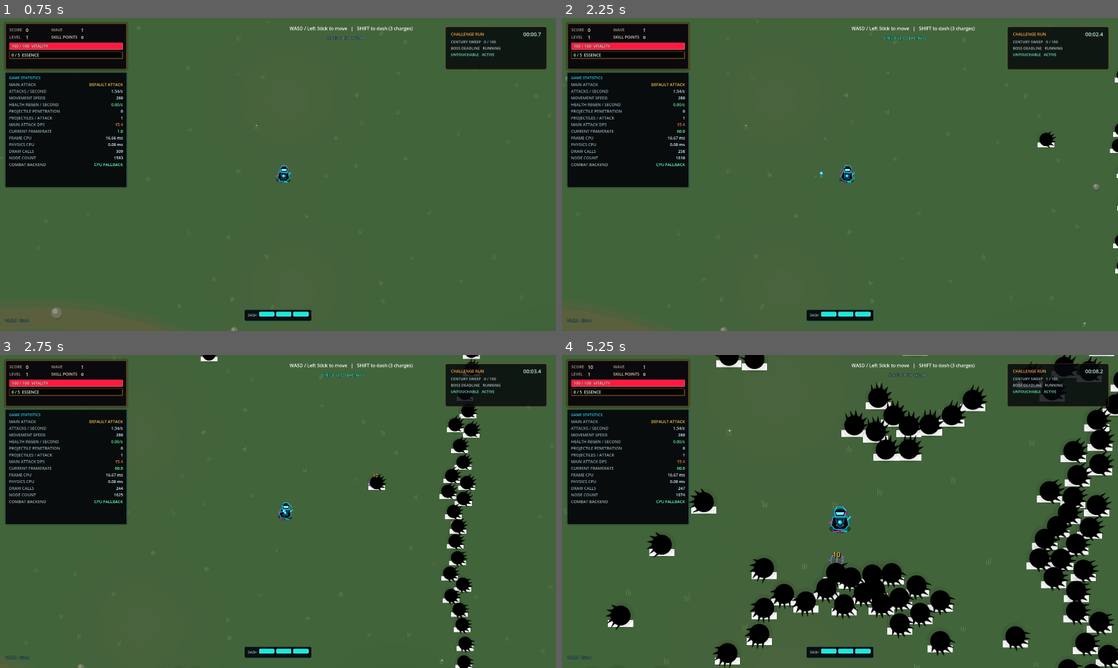
Above: before the commit, frames 1-4 (two rows, left to right).
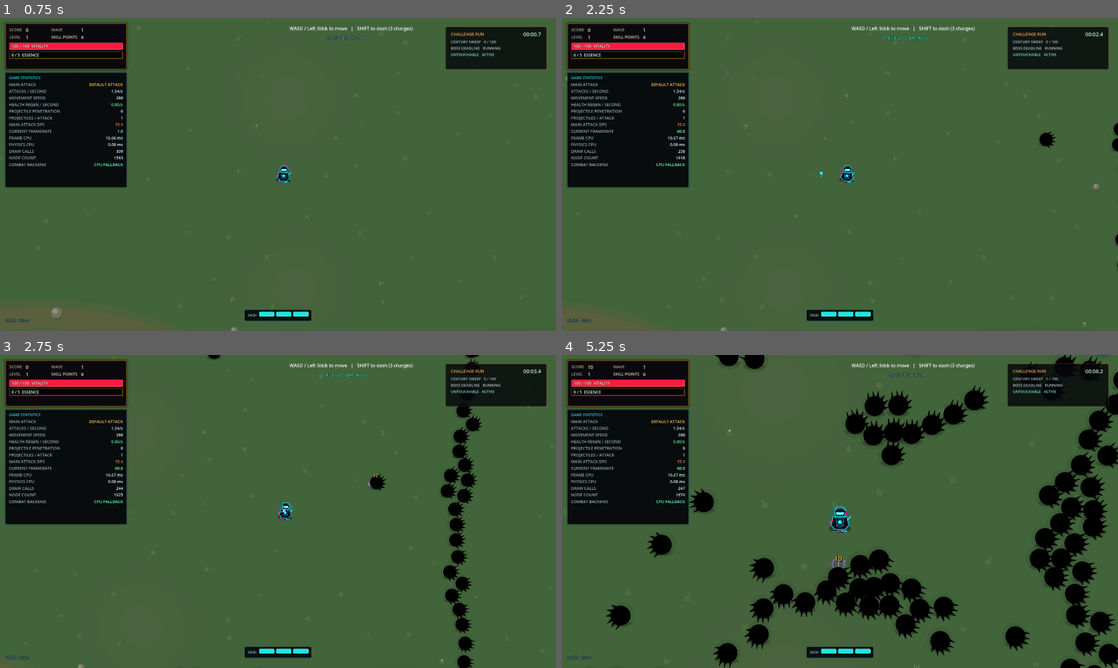
Above: after the commit, the same moments.

Repository: Quest79/GodotVSCodex
Game: Godot game, scene res://scenes/main/game.tscn
The game is run twice, just before and just after one commit, with the same random seed, the same clock (stepped at 60 frames per second) and the same inputs.
Inputs (mouse positions are in pixels of both pictures, inside the frame that each line leads up to):
- Up to frame 1 (0.75 s): tap Enter at 0.5 s; move the mouse to (400, 158) at 0.52 s; hold D (move_right) from 0.53 s (still down); hold Z (cycle_camera_zoom) from 0.53 s (still down); click (400, 158) at 0.67 s
- Up to frame 2 (2.25 s): release D (move_right) at 1.25 s; release Z (cycle_camera_zoom) at 1.25 s; drag from (728, 190) to (851, 174) at 1.27 s; move the mouse to (895, 105) at 2.02 s; hold D (move_right) from 2.03 s (still down); hold Space (toggle_game_speed) from 2.03 s (still down)
- Up to frame 3 (2.75 s): keep holding D (move_right); keep holding Space (toggle_game_speed)
- Up to frame 4 (5.25 s): release D (move_right) at 2.75 s; release Space (toggle_game_speed) at 2.75 s; drag from (812, 574) to (673, 464) at 2.77 s; move the mouse to (1006, 558) at 3.52 s; hold A (move_left) 3.53-4.25 s; hold Z (cycle_camera_zoom) 3.53-4.25 s; drag from (673, 464) to (823, 511) at 4.27 s; move the mouse to (867, 511) at 5.02 s; hold S (move_down) from 5.03 s (still down); hold Space (toggle_game_speed) from 5.03 s (still down); click (867, 511) at 5.17 s

Frame 1 is identical in both runs. In frame 2, 0.1% of the frame differs, in the area x 85-100%, y 16-82%; in frame 3, 1.4%; in frame 4, 8.2%, in the area x 8-100%, y 0-100%.

Commit message:
gpu-dev: remove invalid shadow vertex return

Diff:
--- a/scenes/actors/enemy/enemy_shadow_multimesh.gdshader
+++ b/scenes/actors/enemy/enemy_shadow_multimesh.gdshader
@@ -16,20 +16,20 @@
 void vertex() {
 	float gpu_slot = INSTANCE_CUSTOM.r;
 	instance_active = 1.0;
-	if (!gpu_state_enabled) {
-		return;
+	if (gpu_state_enabled) {
+		vec4 s0 = read_gpu_state(0, gpu_slot);
+		vec4 s1 = read_gpu_state(1, gpu_slot);
+		vec4 s2 = read_gpu_state(2, gpu_slot);
+		instance_active = s1.x;
+		if (instance_active < 0.5) {
+			VERTEX = vec2(-1000000.0);
+		} else {
+			float scale_value = max(s2.w, 0.2);
+			VERTEX = s0.xy + vec2(0.0, 18.0 * scale_value) + VERTEX * scale_value;
+		}
 	}
-	vec4 s0 = read_gpu_state(0, gpu_slot);
-	vec4 s1 = read_gpu_state(1, gpu_slot);
-	vec4 s2 = read_gpu_state(2, gpu_slot);
-	instance_active = s1.x;
-	if (instance_active < 0.5) {
-		VERTEX = vec2(-1000000.0);
-		return;
-	}
-	float scale_value = max(s2.w, 0.2);
-	VERTEX = s0.xy + vec2(0.0, 18.0 * scale_value) + VERTEX * scale_value;
 }
+
 
 void fragment() {
 	if (instance_active < 0.5) {
